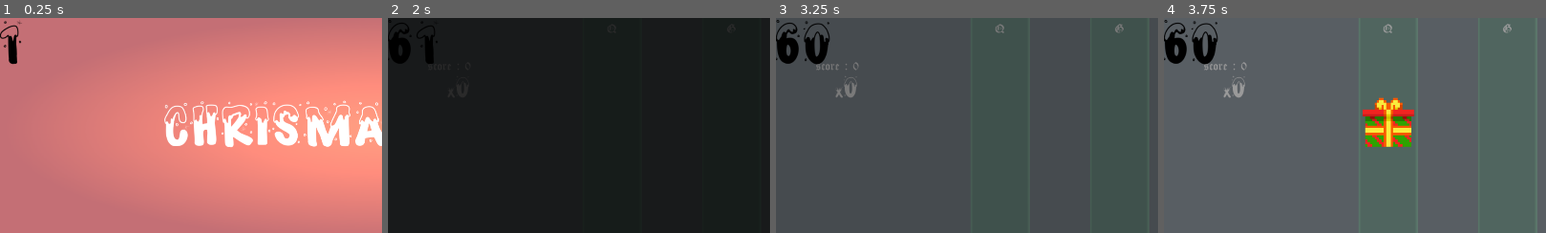
Above: before the commit, frames 1-4 (left to right).
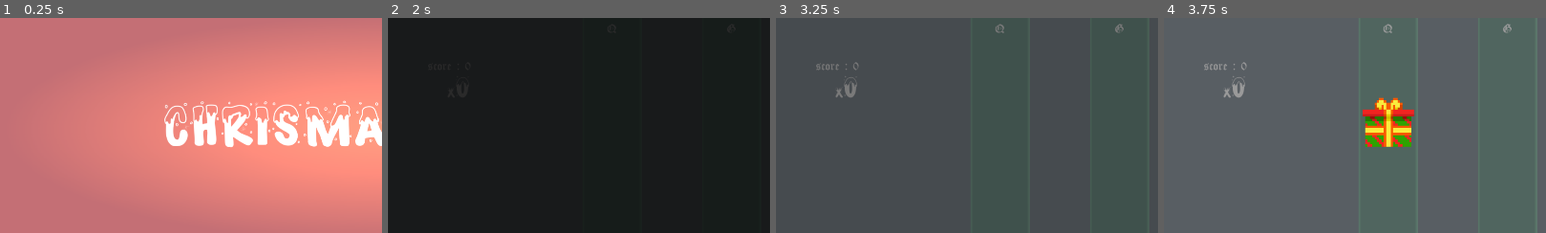
Above: after the commit, the same moments.

Repository: Flocondeglace/GameJamNoel2023
Game: Godot game, scene res://Scenes/game.tscn
The game is run twice, just before and just after one commit, with the same random seed, the same clock (stepped at 60 frames per second) and the same inputs.
Inputs:
- Up to frame 1 (0.25 s): no input
- Up to frame 2 (2 s): click "Play" at 0.5 s; click "Play" at 1.25 s
- Up to frame 3 (3.25 s): tap Enter at 2 s; tap , (capturec) at 2.1 s; tap A (capturera) at 2.85 s
- Up to frame 4 (3.75 s): tap G (capturerb) at 3.6 s
The pictures show only the part of the screen within x 0-50%, y 0-50%; the shares and areas given below are measured in that part.

The runs differ from the first frame. In frame 1, 0.4% of the frame differs, in the area x 0-6%, y 1-22%; in frame 2, 0.8%; in frame 3, 1.4%; in frame 4, 1.4%, in the area x 0-14%, y 0-22%.

Commit message:
new build

Diff:
--- /dev/null
+++ b/Scenes/capture_lancement.tscn
@@ -0,0 +1,103 @@
+[gd_scene load_steps=5 format=3 uid="uid://be6scghawsraw"]
+
+[ext_resource type="Texture2D" uid="uid://bs2y4y3cxuqcb" path="res://Images/neige.png" id="1_sf6rm"]
+[ext_resource type="Theme" uid="uid://c274dx0mi7t8d" path="res://Themes/noel.tres" id="2_sp8uv"]
+[ext_resource type="Texture2D" uid="uid://cnl8s85u0u4md" path="res://Images/2d_lights_and_shadows_neutral_point_light.webp" id="3_fl2ue"]
+
+[sub_resource type="GDScript" id="GDScript_tfwcn"]
+script/source = "extends CPUParticles2D
+"
+
+[node name="Node2D" type="Node2D"]
+
+[node name="MenuLayer" type="CanvasLayer" parent="."]
+
+[node name="CenterContainer" type="CenterContainer" parent="MenuLayer"]
+anchors_preset = 8
+anchor_left = 0.5
+anchor_top = 0.5
+anchor_right = 0.5
+anchor_bottom = 0.5
+offset_left = -110.0
+offset_top = -77.5
+offset_right = 110.0
+offset_bottom = 77.5
+grow_horizontal = 2
+grow_vertical = 2
+
+[node name="Background" type="ColorRect" parent="MenuLayer/CenterContainer"]
+custom_minimum_size = Vector2(1920, 1080)
+layout_mode = 2
+color = Color(0.760784, 0.431373, 0.454902, 1)
+
+[node name="Neige" type="CPUParticles2D" parent="MenuLayer/CenterContainer"]
+visible = false
+position = Vector2(981, -150)
+scale = Vector2(1.56, 1)
+amount = 256
+lifetime = 6.0
+explosiveness = 0.05
+randomness = 1.0
+texture = ExtResource("1_sf6rm")
+emission_shape = 3
+emission_rect_extents = Vector2(800, 1)
+direction = Vector2(200, 10)
+spread = 177.0
+gravity = Vector2(10, 90)
+radial_accel_min = -50.0
+radial_accel_max = 50.0
+damping_max = 50.0
+angle_min = -29.5
+angle_max = 21.0
+scale_amount_min = 0.01
+scale_amount_max = 0.2
+hue_variation_min = 0.33
+hue_variation_max = 0.33
+script = SubResource("GDScript_tfwcn")
+
+[node name="MarginContainer" type="MarginContainer" parent="MenuLayer/CenterContainer"]
+layout_mode = 2
+theme_override_constants/margin_left = 10
+theme_override_constants/margin_top = 10
+theme_override_constants/margin_right = 10
+theme_override_constants/margin_bottom = 10
+
+[node name="VBoxContainer" type="VBoxContainer" parent="MenuLayer/CenterContainer/MarginContainer"]
+layout_mode = 2
+theme = ExtResource("2_sp8uv")
+theme_override_constants/separation = 10
+
+[node name="Titre" type="RichTextLabel" parent="MenuLayer/CenterContainer/MarginContainer/VBoxContainer"]
+clip_contents = false
+custom_minimum_size = Vector2(500, 250)
+layout_mode = 2
+size_flags_vertical = 3
+theme = ExtResource("2_sp8uv")
+theme_override_font_sizes/normal_font_size = 96
+bbcode_enabled = true
+text = "[center]Chrismas
+Rythm[/center]"
+
+[node name="Flocon" type="Label" parent="MenuLayer/CenterContainer/MarginContainer/VBoxContainer"]
+layout_mode = 2
+text = "Made by Flocondeglace"
+horizontal_alignment = 2
+
+[node name="DirectionalLight2D" type="DirectionalLight2D" parent="MenuLayer/CenterContainer/MarginContainer"]
+color = Color(0.955885, 0.950915, 0.486338, 1)
+energy = 0.01
+range_layer_min = -1
+range_layer_max = 2
+height = 0.04
+
+[node name="PointLight2D" type="PointLight2D" parent="MenuLayer/CenterContainer/MarginContainer"]
+position = Vector2(250, 85.1)
+scale = Vector2(2, 1)
+color = Color(1, 0.886275, 0.239216, 1)
+energy = 0.5
+range_z_min = -150
+range_z_max = 150
+range_layer_min = -1
+range_layer_max = 2
+texture = ExtResource("3_fl2ue")
+texture_scale = 1.5
--- a/Scenes/hud.tscn
+++ b/Scenes/hud.tscn
@@ -26,6 +26,7 @@
 
 [node name="FPS" type="CanvasLayer" parent="."]
 layer = 10
+visible = false
 
 [node name="FPS_COUNTER" type="Label" parent="FPS"]
 custom_minimum_size = Vector2(200, 200)
@@ -150,7 +151,7 @@
 layout_mode = 2
 color = Color(0.760784, 0.431373, 0.454902, 1)
 
-[node name="CPUParticles2D" type="CPUParticles2D" parent="MenuLayer/CenterContainer"]
+[node name="Neige" type="CPUParticles2D" parent="MenuLayer/CenterContainer"]
 position = Vector2(981, -150)
 scale = Vector2(1.56, 1)
 amount = 256
@@ -163,6 +164,9 @@
 direction = Vector2(200, 10)
 spread = 177.0
 gravity = Vector2(10, 90)
+radial_accel_min = -50.0
+radial_accel_max = 50.0
+damping_max = 50.0
 angle_min = -29.5
 angle_max = 21.0
 scale_amount_min = 0.01
@@ -229,6 +233,7 @@
 
 [node name="ChoosePartitionLayer" type="CanvasLayer" parent="."]
 layer = 3
+visible = false
 
 [node name="CenterContainer" type="CenterContainer" parent="ChoosePartitionLayer"]
 anchors_preset = 8
--- a/project.godot
+++ b/project.godot
@@ -11,10 +11,14 @@
 [application]
 
 config/name="ChrismasRythm"
+config/description="Jeu de la GameJam \"Jeu sous le Sapin\" organisée par 7Fault
+"
 run/main_scene="res://Scenes/game.tscn"
 config/features=PackedStringArray("4.1", "GL Compatibility")
-boot_splash/bg_color=Color(0.713726, 0.690196, 1, 0.756863)
-config/icon="res://icon.svg"
+boot_splash/bg_color=Color(0.0352941, 0.0352941, 0.0352941, 0.956863)
+boot_splash/image="res://icon.png"
+boot_splash/fullsize=false
+config/icon="res://icon.png"
 
 [autoload]
 
Not shown, removed: Builds/Linux/TabScore.txt
Not shown, removed: Builds/Linux/part0.txt
Not shown, removed: Builds/Linux/part1.txt
Not shown, changed: export_presets.cfg
Binary file added: icon.png
Not shown, added: icon.png.import
Not shown, changed: Builds/Linux/ChrismasRythm.pck
Not shown, changed: Builds/Windows/ChrismasRythm.pck
